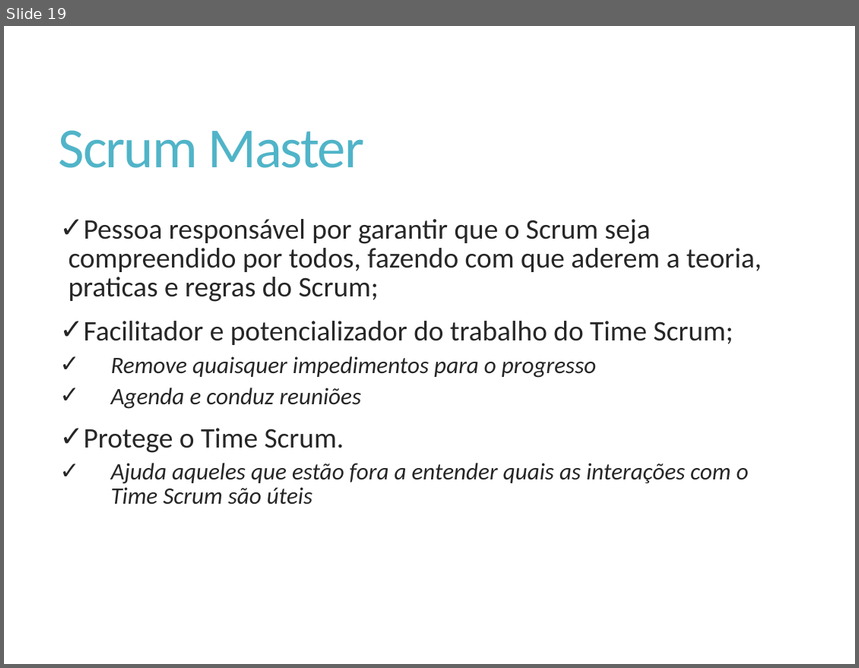
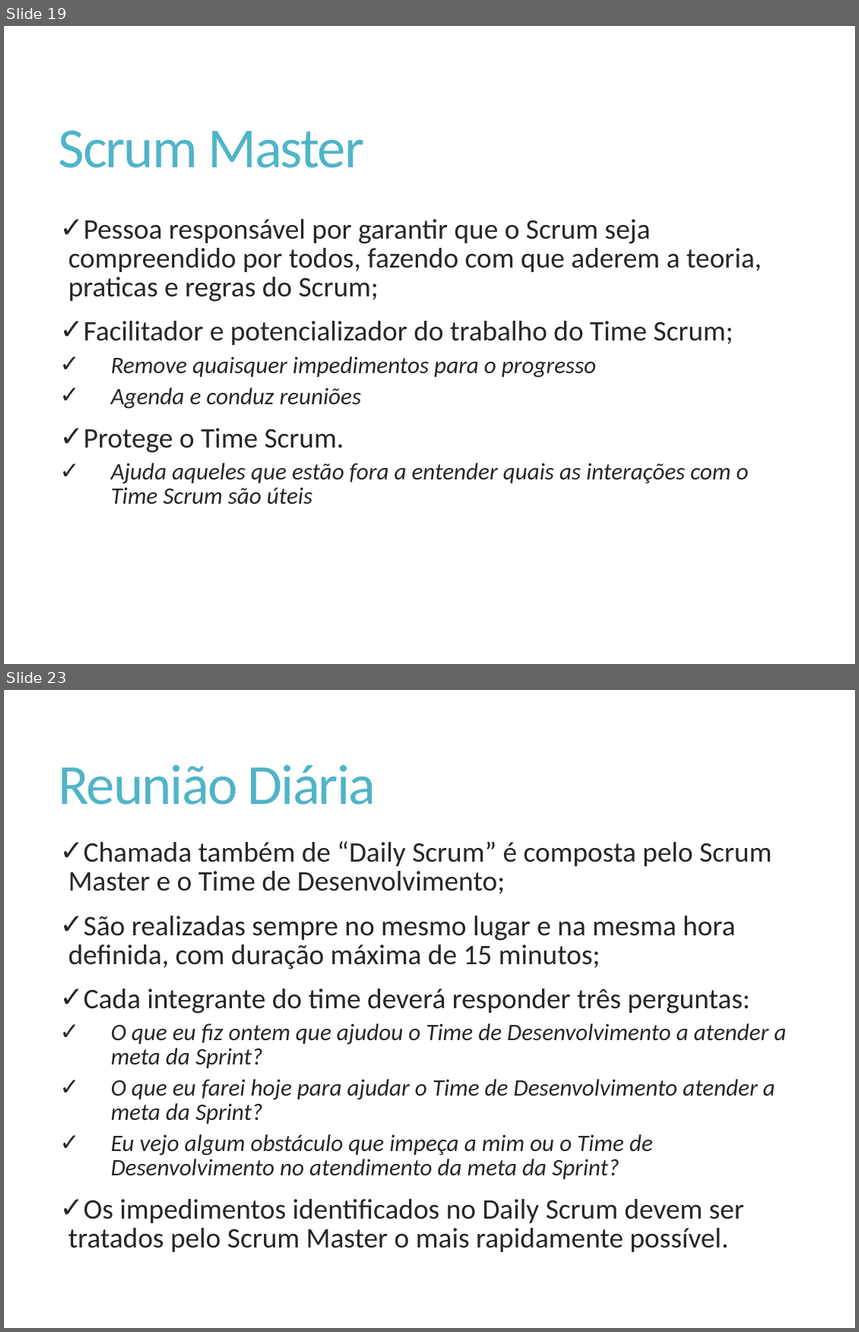
Before and after one commit to Elton-Garbin/TCC-2016, a slide deck: StartIdea/StartIdea.Docs/Apresentacao.pptx. Shown one above the other, each under a label of ours: slide 19 before the commit, slides 19 and 23 after it; the slides between them are not shown. The pictures are 859x668 and 859x1332 pixels, drawn with LibreOffice and Linux fonts; fonts in the diff are those of the drawing. Boxes give left, top, right and bottom in pixels: in the first picture for what was removed or moved away, otherwise in the second. Text is boxed around its words. In the diff, an @@ line names an element or a change of style, - is before the commit and + after.

Commit message:
Eventos Scrum

```diff
--- a/StartIdea/StartIdea.Docs/Apresentacao.pptx
+++ b/StartIdea/StartIdea.Docs/Apresentacao.pptx
@@ slide 23 added at <box>4,690,855,1328</box>, background #FFFFFF @@
@@ title added at <box>59,764,376,805</box>, 48 pt, text #50B4C8 @@
+Reunião Diária
@@ text added at <box>69,841,787,1252</box>, 24 pt, text #262626 @@
+✓ Chamada também de “Daily Scrum” é composta pelo Scrum Master e o Time de Desenvolvimento;
+✓ São realizadas sempre no mesmo lugar e na mesma hora definida, com duração máxima de 15 minutos;
+✓ Cada integrante do time deverá responder três perguntas:
+    ✓ O que eu fiz ontem que ajudou o Time de Desenvolvimento a atender a meta da Sprint?
+    ✓ O que eu farei hoje para ajudar o Time de Desenvolvimento atender a meta da Sprint?
+    ✓ Eu vejo algum obstáculo que impeça a mim ou o Time de Desenvolvimento no atendimento da meta da Sprint?
+✓ Os impedimentos identificados no Daily Scrum devem ser tratados pelo Scrum Master o mais rapidamente possível.
```
Also in this commit, not shown: 1 slide changed, 5 other slides added, 1 slide removed.
